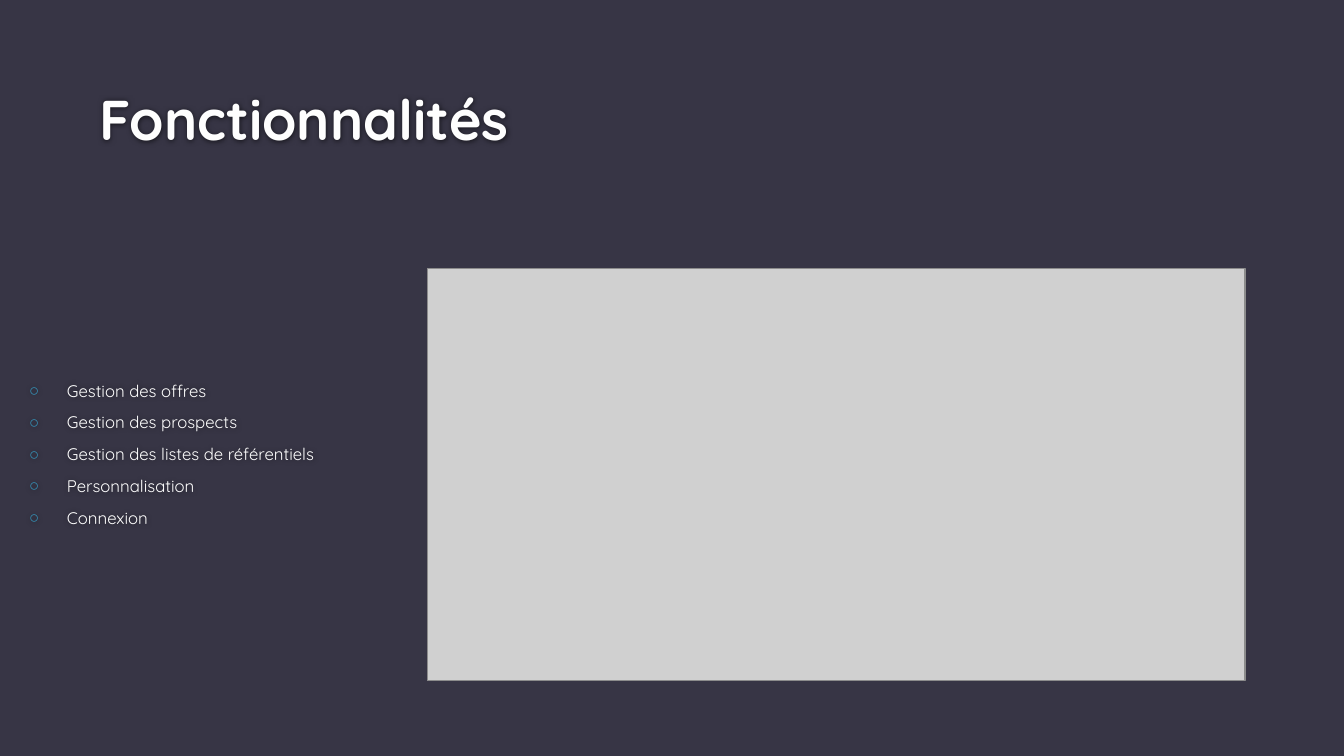
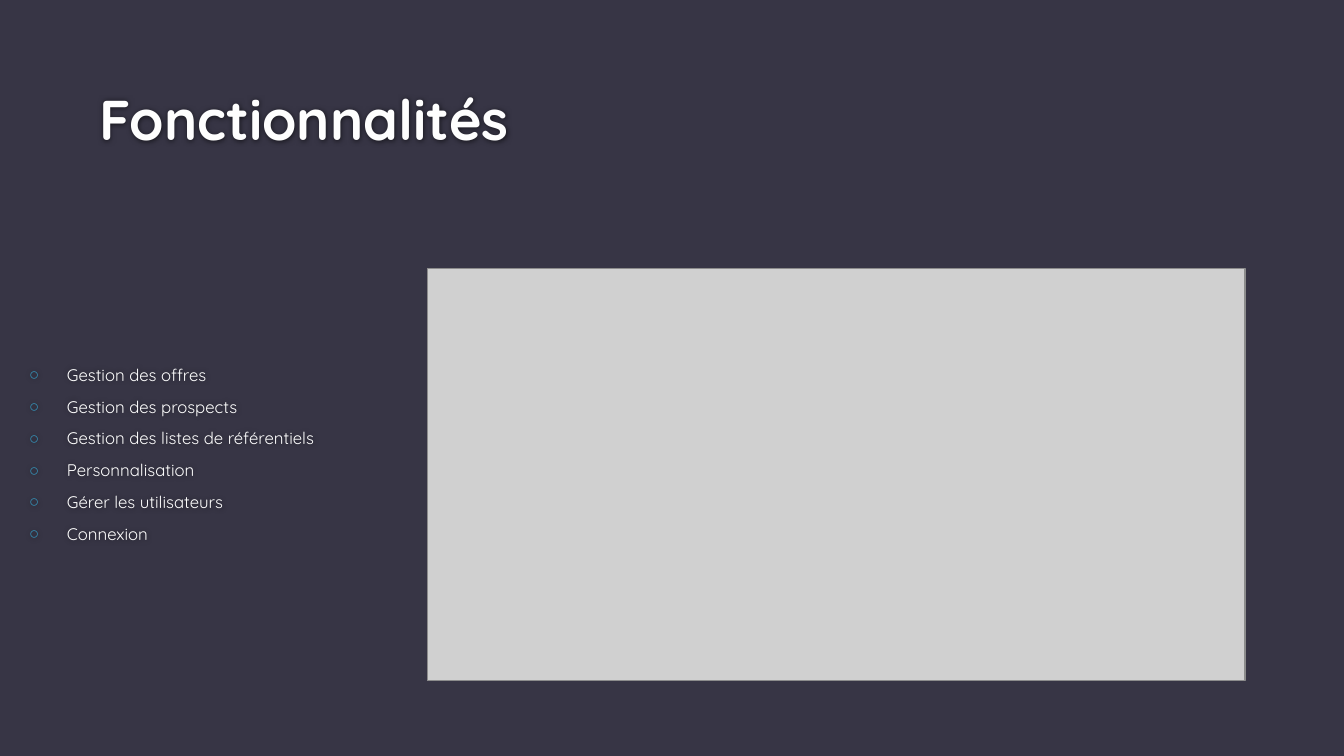
Before and after one commit to SvenLC/megaproduction, a slide deck: slide 9 of PowerPointClientLourd.pptx (slide 8 before the commit). Drawn at 1344x756 pixels with LibreOffice and Linux fonts; fonts in the diff are those of the drawing; grey boxes stand for pictures; background and template pictures are left out. Boxes give left, top, right and bottom in pixels: in the first picture for what was removed or moved away, otherwise in the second. Text is boxed around its words. In the diff, an @@ line names an element or a change of style, - is before the commit and + after.

```diff
--- a/PowerPointClientLourd.pptx
+++ b/PowerPointClientLourd.pptx
@@ text at (67,495,223,508): paragraph added @@
+○ Gérer les utilisateurs
```
Also in this commit, not shown: 1 other slide changed, 1 slide added, 24 other files.
